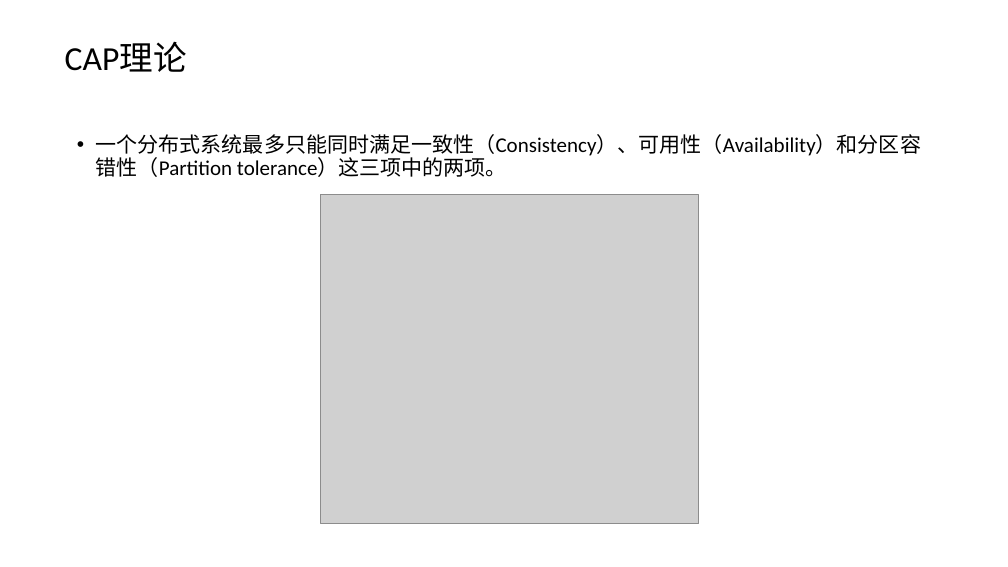
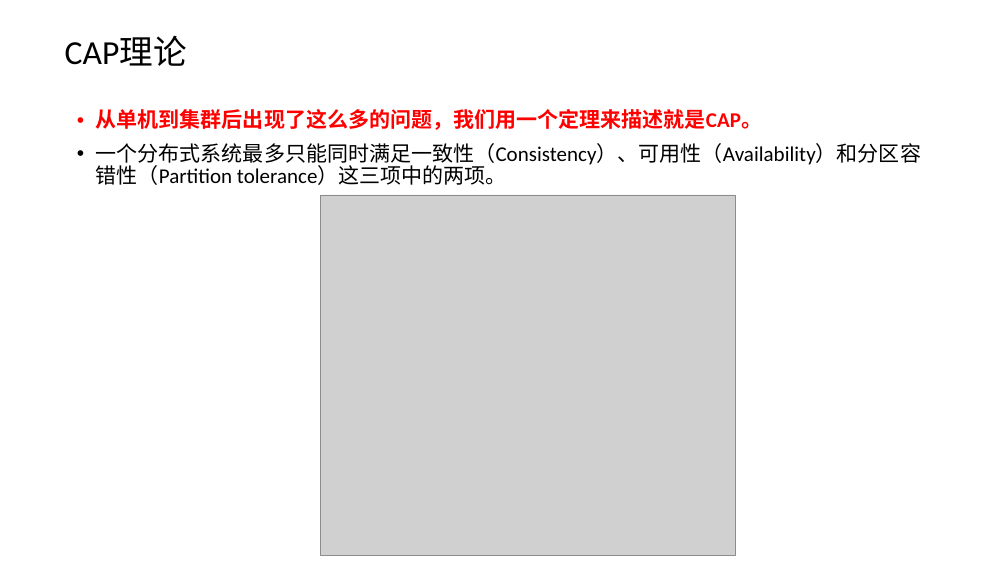
Before and after one commit to anancds/bigdata_ppts, a slide deck: slide 27 of bigdata/大数据.pptx (slide 18 before the commit). Drawn at 1008x567 pixels with LibreOffice and Linux fonts; fonts in the diff are those of the drawing; grey boxes stand for pictures. Boxes give left, top, right and bottom in pixels: in the first picture for what was removed or moved away, otherwise in the second. Text is boxed around its words. In the diff, an @@ line names an element or a change of style, - is before the commit and + after.

```diff
--- a/bigdata/大数据.pptx
+++ b/bigdata/大数据.pptx
@@ title "CAP理论": place and size @@
-title "CAP理论" at (65,43,187,72)
+title "CAP理论" at (65,37,187,66)
@@ text "从单机到集群后出现了这么多的问题，我们用一个定理来描述就是CAP。": place and size @@
-text "从单机到集群后出现了这么多的问题，我们用一个定理来描述就是CAP。" at (96,134,921,177)
+text "从单机到集群后出现了这么多的问题，我们用一个定理来描述就是CAP。" at (96,109,921,185)
@@ text at (96,109,762,130): paragraph added @@
+• 从单机到集群后出现了这么多的问题，我们用一个定理来描述就是CAP。
@@ picture: place and size @@
-picture at (321,195,699,524)
+picture at (321,195,735,556)
```
Also in this commit, not shown: 18 other slides changed, 16 slides added, 4 slides removed.
